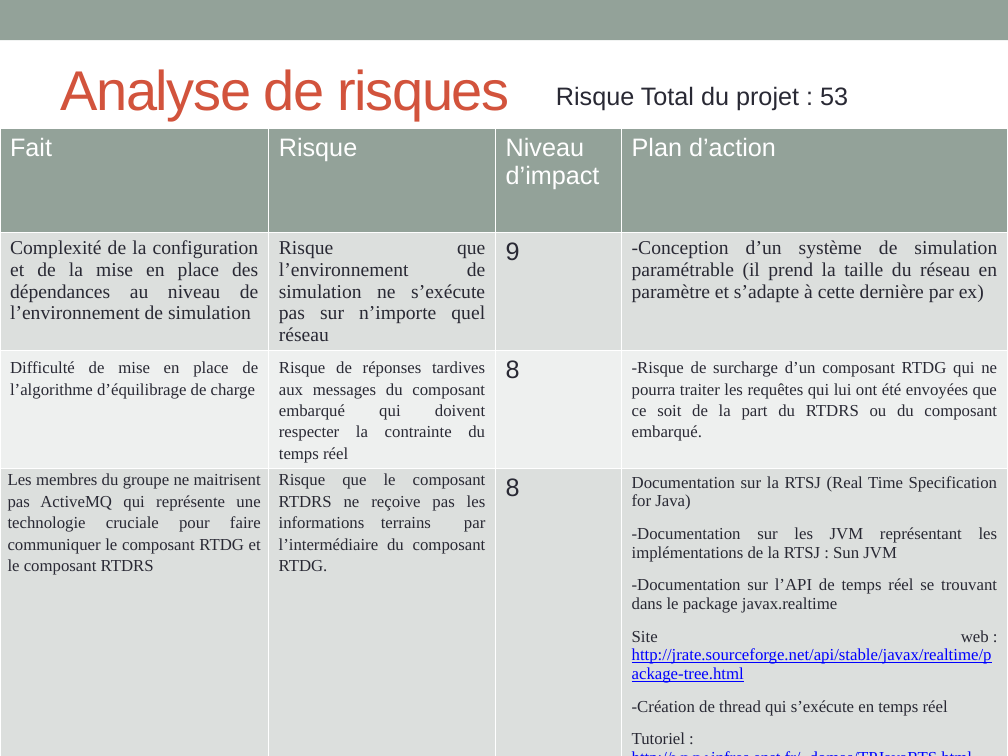
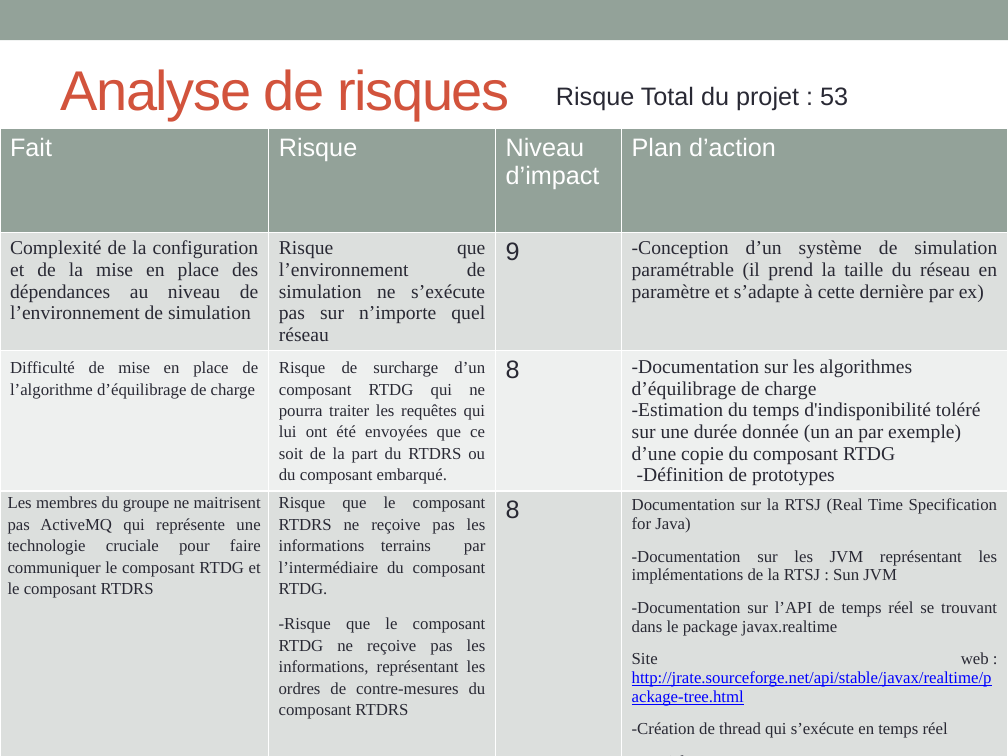
Before and after one commit to Timbobhe/fatal-pds-val, a slide deck: slide 13 of Appli/Méthodologie/Général/Copil/Copil 1/VAL.pptx. Drawn at 1008x756 pixels with LibreOffice and Linux fonts; fonts in the diff are those of the drawing. Boxes give left, top, right and bottom in pixels: in the first picture for what was removed or moved away, otherwise in the second. Text is boxed around its words. In the diff, an @@ line names an element or a change of style, - is before the commit and + after.

```diff
--- a/Appli/Méthodologie/Général/Copil/Copil 1/VAL.pptx
+++ b/Appli/Méthodologie/Général/Copil/Copil 1/VAL.pptx
@@ table at [0,129,1008,756] @@
-row 3, column 2: Risque de réponses tardives aux messages du composant embarqué qui doivent respecter la contrainte du temps réel
+row 3, column 2: Risque de surcharge d’un composant RTDG qui ne pourra traiter les requêtes qui lui ont été envoyées que ce soit de la part du RTDRS ou du composant embarqué.
-row 3, column 4: -Risque de surcharge d’un composant RTDG qui ne pourra traiter les requêtes qui lui ont été envoyées que ce soit de la part du RTDRS ou du composant embarqué.
+row 3, column 4: -Documentation sur les algorithmes d’équilibrage de charge / -Estimation du temps d'indisponibilité toléré sur une durée donnée (un an par exemple) d’une copie du composant RTDG / -Définition de prototypes
-row 4, column 2: Risque que le composant RTDRS ne reçoive pas les informations terrains par l’intermédiaire du composant RTDG.
+row 4, column 2: Risque que le composant RTDRS ne reçoive pas les informations terrains par l’intermédiaire du composant RTDG. / -Risque que le composant RTDG ne reçoive pas les informations, représentant les ordres de contre-mesures du composant RTDRS
```
Also in this commit, not shown: 1 other slide changed.
